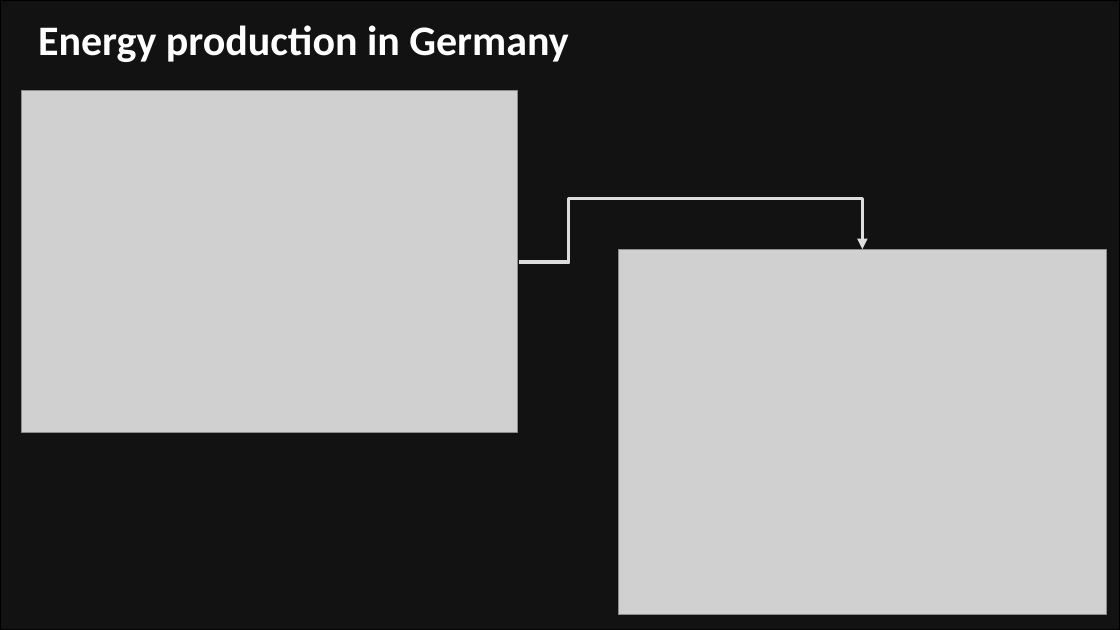
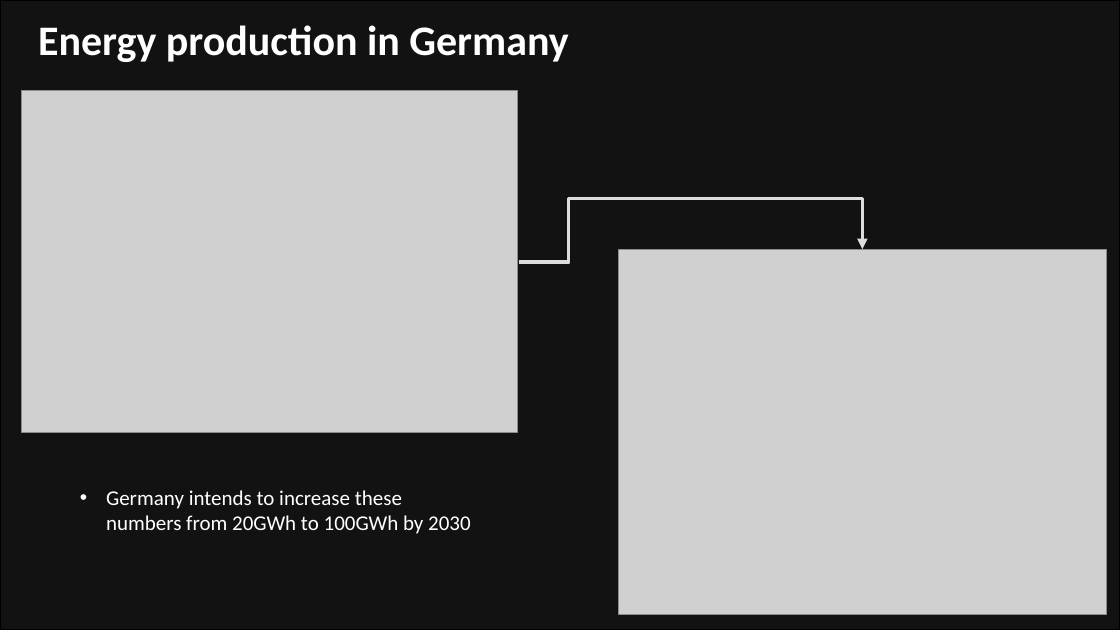
Before and after one commit to Rouxxel/maxxwatt_hackathon, a slide deck: slide 3 of documentation/Hackathon presnetation.pptx. Drawn at 1120x630 pixels with LibreOffice and Linux fonts; fonts in the diff are those of the drawing; grey boxes stand for pictures. Boxes give left, top, right and bottom in pixels: in the first picture for what was removed or moved away, otherwise in the second. Text is boxed around its words. In the diff, an @@ line names an element or a change of style, - is before the commit and + after.

Commit message:
Update presentaion

```diff
--- a/documentation/Hackathon presnetation.pptx
+++ b/documentation/Hackathon presnetation.pptx
@@ text added at bbox=[106, 490, 471, 534], 18 pt, text #FFFFFF @@
+• Germany intends to increase these numbers from 20GWh to 100GWh by 2030
```
